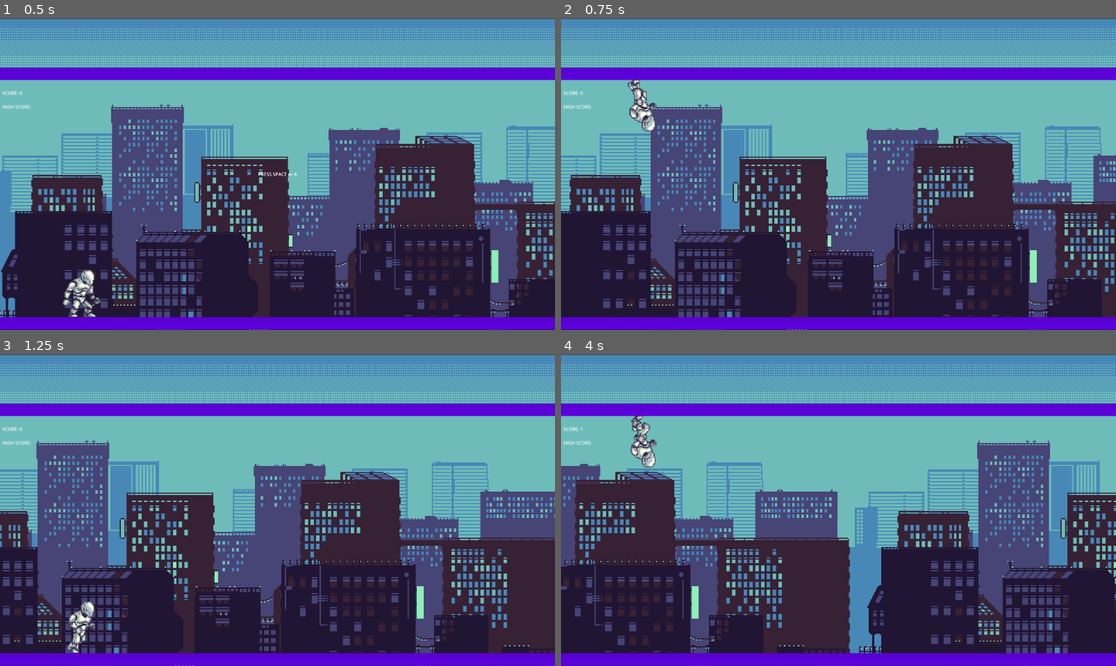
Above: before the commit, frames 1-4 (two rows, left to right).
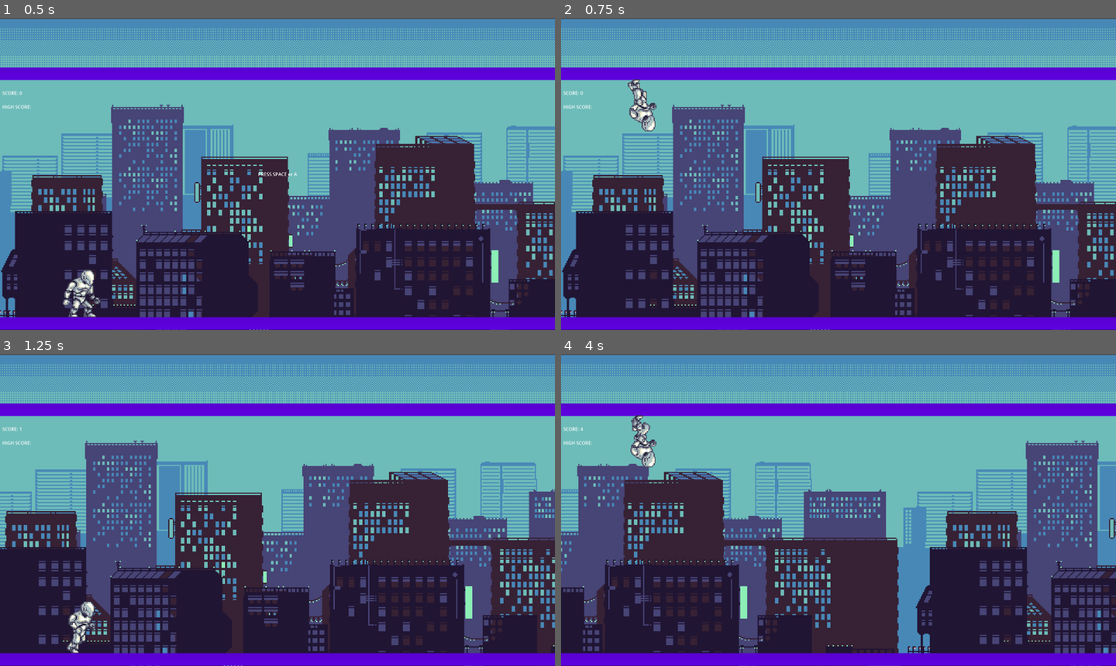
Above: after the commit, the same moments.

Repository: Diviyan20/Endless-Runner
Game: Godot game, scene res://Scenes/Main Map.tscn
The game is run twice, just before and just after one commit, with the same random seed, the same clock (stepped at 60 frames per second) and the same inputs. This scene is started directly instead of the project's main scene.
Inputs:
- Up to frame 1 (0.5 s): no input
- Up to frame 2 (0.75 s): tap Space at 0.5 s
- Up to frame 3 (1.25 s): tap Enter (ui_accept) at 0.77 s
- Up to frame 4 (4 s): tap Enter (ui_accept) at 1.52, 3.02, 3.77 s

Frame 1 is identical in both runs. In frame 2, 27% of the frame differs, in the area x 0-100%, y 3-100%; in frame 3, 32%; in frame 4, 33%, in the area x 0-100%, y 23-100%.

Commit message:
Spawn Spikes

Diff:
--- a/Scenes/Main Map.tscn
+++ b/Scenes/Main Map.tscn
@@ -28,7 +28,11 @@
 [node name="HUD" parent="." instance=ExtResource("6_a7tq8")]
 
 [node name="Score Timer" type="Timer" parent="."]
-wait_time = 2.0
+autostart = true
+
+[node name="Spawn Timer" type="Timer" parent="."]
+wait_time = 3.0
 autostart = true
 
 [connection signal="timeout" from="Score Timer" to="." method="_on_score_timer_timeout"]
+[connection signal="timeout" from="Spawn Timer" to="." method="_on_spawn_timer_timeout"]
--- a/Scenes/spikes.tscn
+++ b/Scenes/spikes.tscn
@@ -6,9 +6,9 @@
 
 [node name="Sprite2D" type="Sprite2D" parent="."]
 texture_filter = 1
-scale = Vector2(2, 2)
+scale = Vector2(5, 5)
 texture = ExtResource("1_a5dqs")
 
 [node name="CollisionPolygon2D" type="CollisionPolygon2D" parent="."]
-scale = Vector2(2, 2)
-polygon = PackedVector2Array(-12.5, -4.5, -20.5, 3.5, -20.5, 4.5, 20.5, 4.5, 20.5, 3.5, 12.5, -4.5)
+scale = Vector2(5, 5)
+polygon = PackedVector2Array(-12.4, -4.4, -20.4, 3.4, -20.5, 4.5, 20.5, 4.5, 20.6, 3.4, 12.4, -4.4)
--- a/Scripts/Main_Map/main_map.gd
+++ b/Scripts/Main_Map/main_map.gd
@@ -3,12 +3,18 @@
 const PLAYER_START_POS: = Vector2i(288,936)
 const CAM_START_POS: = Vector2i(960, 536)
 
+var spikes_scene = preload("res://Scenes/spikes.tscn")
+
 var speed : float
 var score: int
 var screen_size: Vector2i
 var game_running: bool
+var spawn_on_ground: = true
+
 const START_SPEED: float = 10.0
 const MAX_SPEED: int = 25
+const FLOOR_Y = 1015
+const CEILING_Y =230
 
 func _ready():
 	screen_size = get_window().size
@@ -28,7 +34,6 @@
 
 func _process(_delta):
 	if game_running:
-		speed = START_SPEED
 		show_score()
 		$Player.position.x += speed
 		$Camera2D.position.x += speed
@@ -50,5 +55,23 @@
 
 func _on_score_timer_timeout() -> void:
 	score += 1
+
+	speed = min(START_SPEED + int(score / 10) * 5, MAX_SPEED)
 	show_score()
 	pass
+
+
+func _on_spawn_timer_timeout() -> void:
+	var spike = spikes_scene.instantiate()
+	var spike_sprite = spike.get_node("Sprite2D")
+	var sprite_height = spike_sprite.texture.get_size().y
+	var spawn_x = $Camera2D.position.x + screen_size.x
+
+	if spawn_on_ground:
+		spike.position = Vector2(spawn_x, FLOOR_Y - sprite_height / 2)
+	else:
+		spike.position = Vector2(spawn_x, CEILING_Y + sprite_height / 2)
+		spike_sprite.flip_v = true
+
+	add_child(spike)
+	spawn_on_ground = !spawn_on_ground  # Flip for next time
